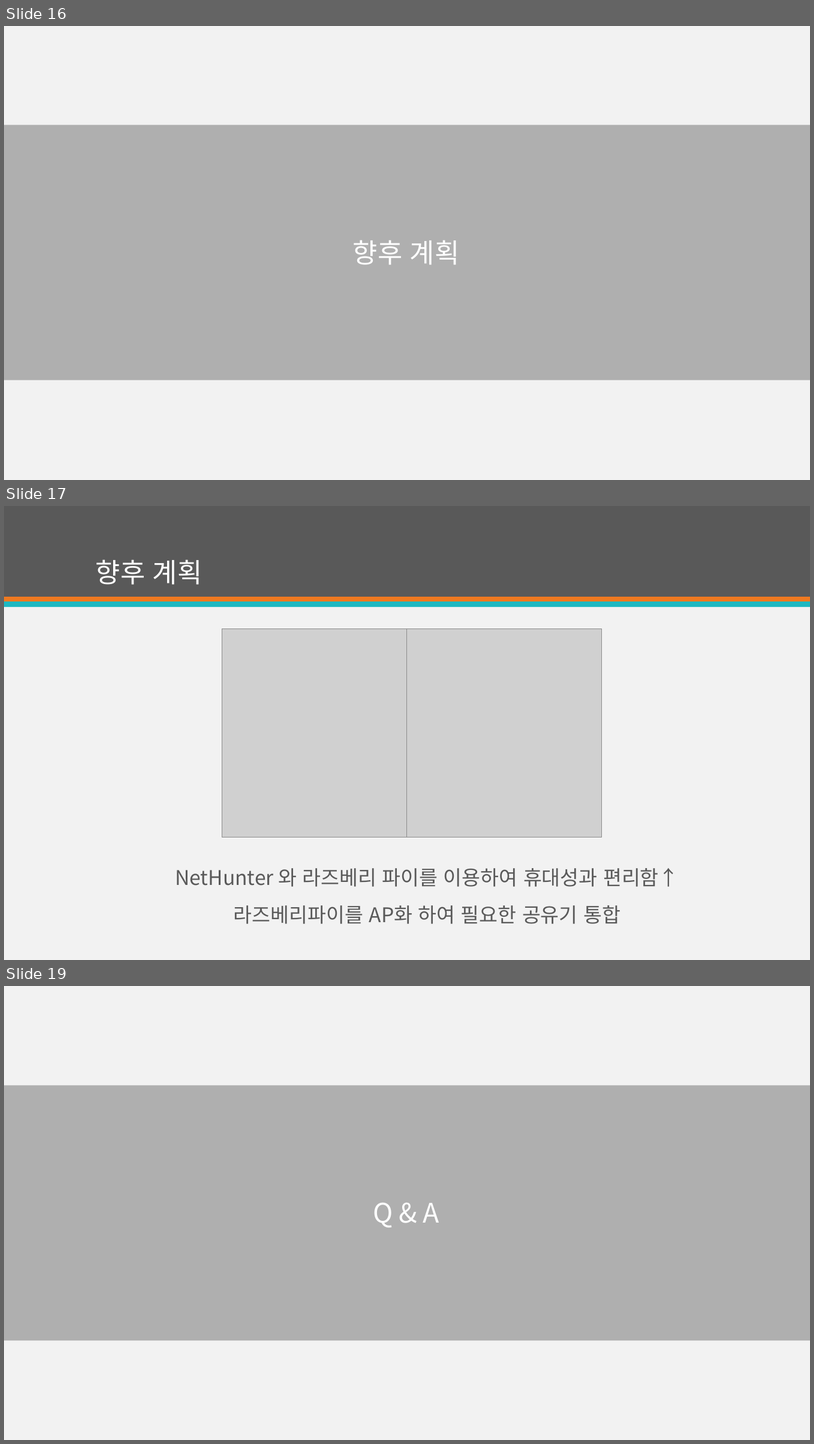
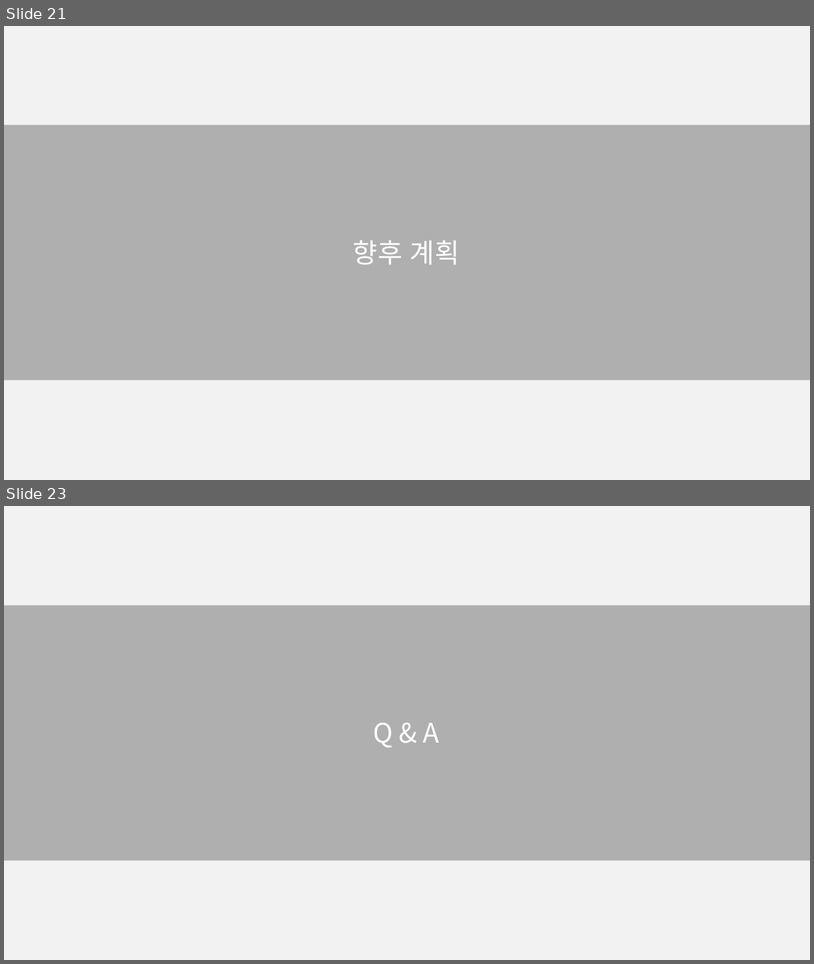
Before and after one commit to jungyoungho/Project_PPT, a slide deck: 개인프로젝트.pptx. Shown one above the other, each under a label of ours: slides 16, 17 and 19 before the commit, slides 21 and 23 after it; the slides between them are not shown. The pictures are 814x1444 and 814x964 pixels, drawn with LibreOffice and Linux fonts; fonts in the diff are those of the drawing; grey boxes stand for pictures. Boxes give left, top, right and bottom in pixels: in the first picture for what was removed or moved away, otherwise in the second. Text is boxed around its words. In the diff, an @@ line names an element or a change of style, - is before the commit and + after.

```diff
--- a/개인프로젝트.pptx
+++ b/개인프로젝트.pptx
@@ slide 17 removed at [4, 506, 810, 960], background #F2F2F2 @@
@@ rectangle removed at [4, 506, 810, 597] @@
@@ title removed at [96, 559, 202, 585] @@
-향후 계획
@@ rectangle removed at [4, 597, 810, 602] @@
@@ rectangle removed at [4, 601, 810, 607] @@
@@ picture removed at [222, 629, 408, 837] @@
@@ picture removed at [408, 628, 602, 837] @@
@@ text removed at [175, 868, 679, 924] @@
-NetHunter 와 라즈베리 파이를 이용하여 휴대성과 편리함↑
-라즈베리파이를 AP화 하여 필요한 공유기 통합
@@ what was slide 16 is now slide 21 @@
@@ what was slide 19 is now slide 23 @@
```
Also in this commit, not shown: 2 slides changed, 5 slides added.
